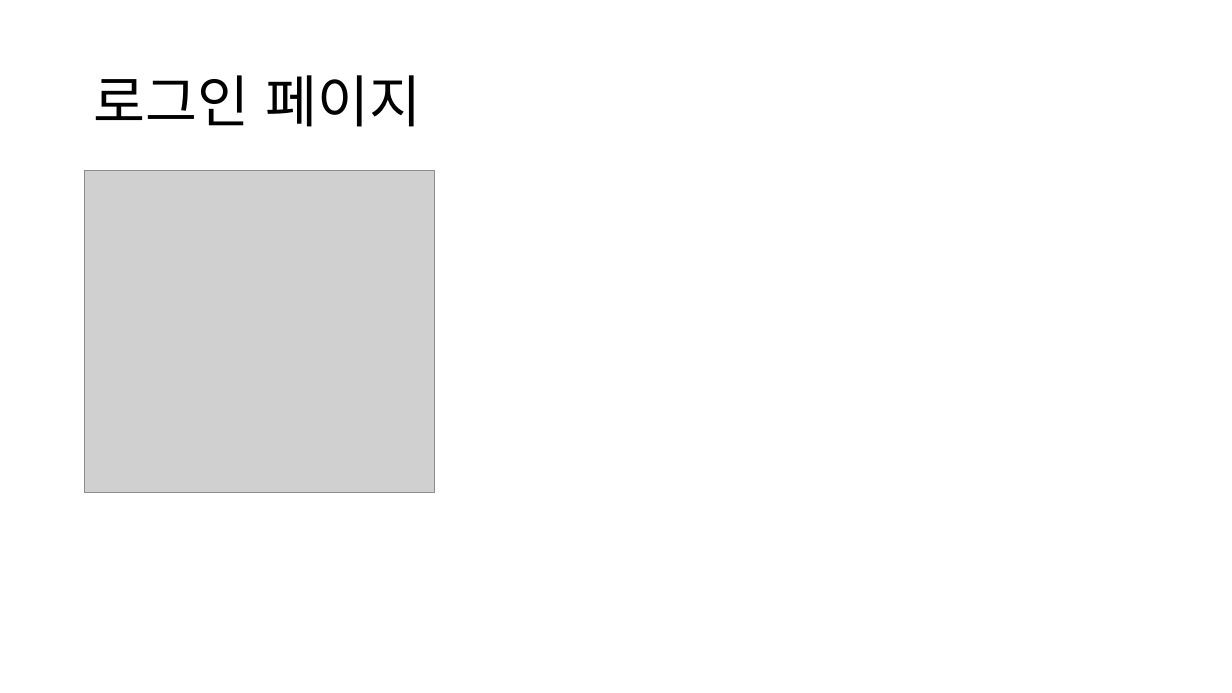
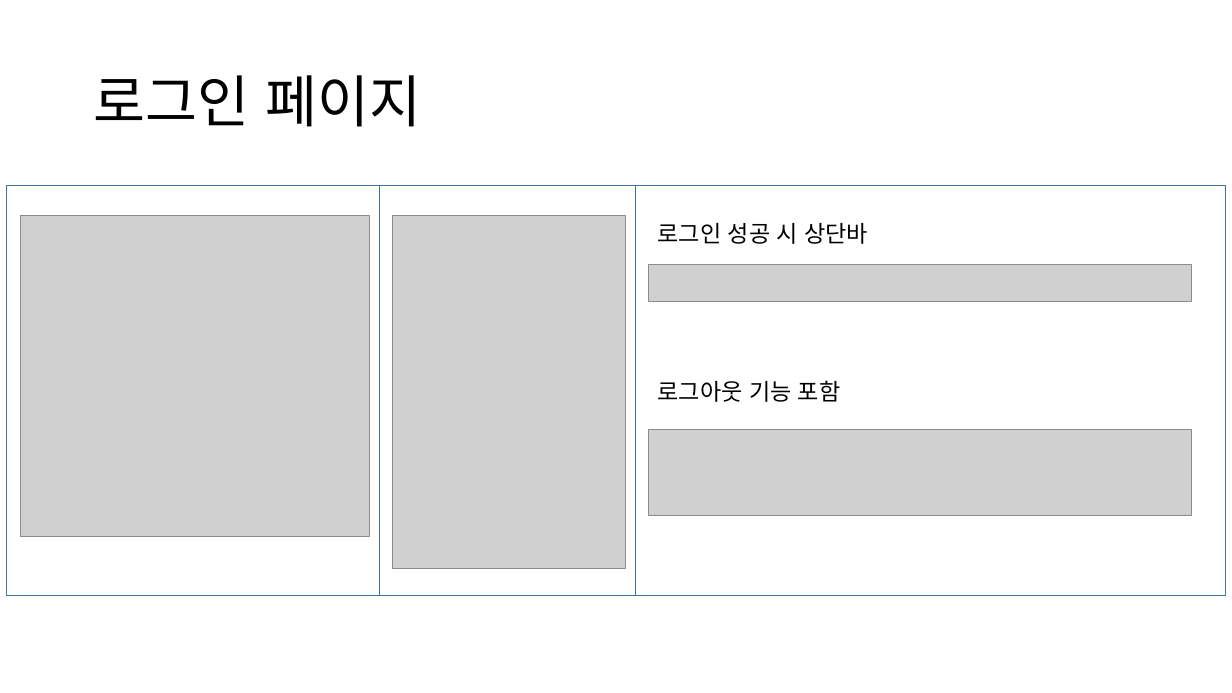
Before and after one commit to NALASAI/SelfIntroduction, a slide deck: slide 8 of 1조 project 포트폴리오(이력서용).pptx (slide 7 before the commit). Drawn at 1232x693 pixels with LibreOffice and Linux fonts; fonts in the diff are those of the drawing; grey boxes stand for pictures. Boxes give left, top, right and bottom in pixels: in the first picture for what was removed or moved away, otherwise in the second. Text is boxed around its words. In the diff, an @@ line names an element or a change of style, - is before the commit and + after.

```diff
--- a/1조 project 포트폴리오(이력서용).pptx
+++ b/1조 project 포트폴리오(이력서용).pptx
@@ rectangle added at bbox=[6, 186, 380, 596], outline #43739E 1 pt @@
@@ rectangle added at bbox=[380, 186, 636, 596], outline #43739E 1 pt @@
@@ rectangle added at bbox=[636, 186, 1226, 596], outline #43739E 1 pt @@
@@ picture: place and size @@
-picture at bbox=[85, 171, 434, 493]
+picture at bbox=[20, 215, 370, 537]
@@ picture added at bbox=[393, 215, 626, 568] @@
@@ text added at bbox=[658, 223, 868, 244], 18 pt, text #000000 @@
+로그인 성공 시 상단바
@@ picture added at bbox=[649, 265, 1191, 302] @@
@@ text added at bbox=[658, 380, 841, 402], 18 pt, text #000000 @@
+로그아웃 기능 포함
@@ picture added at bbox=[649, 430, 1191, 516] @@
```
Also in this commit, not shown: 4 other slides changed, 5 slides added, 16 other files.
